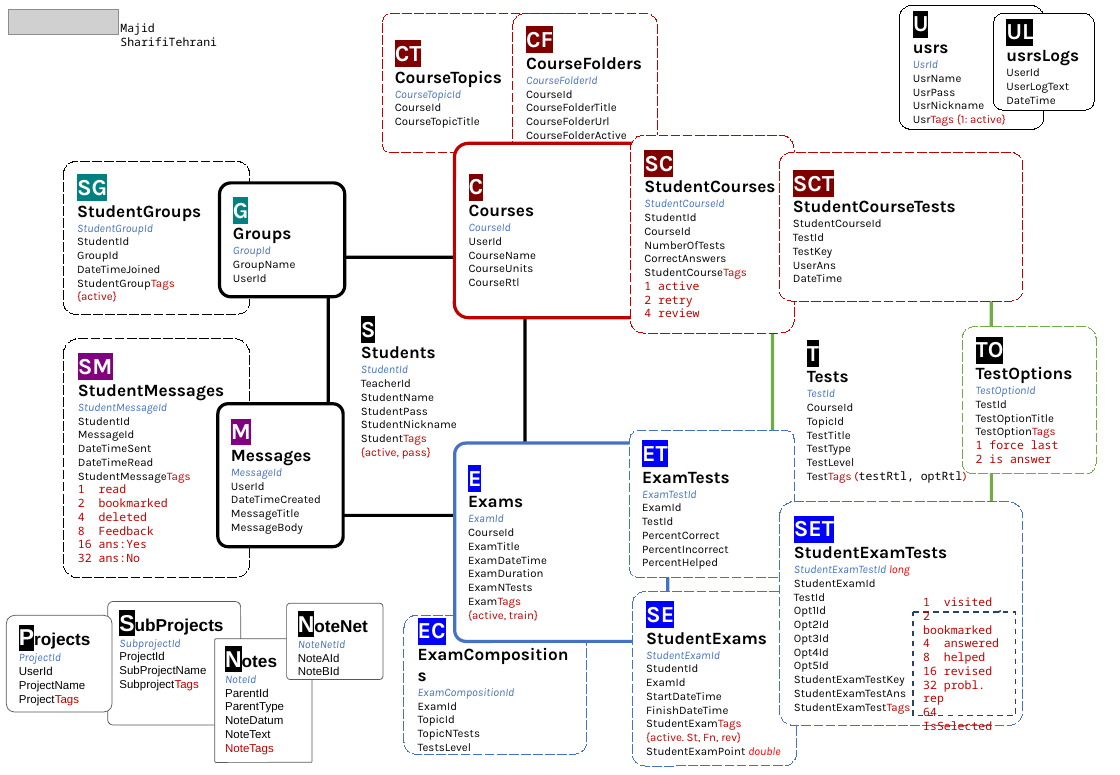
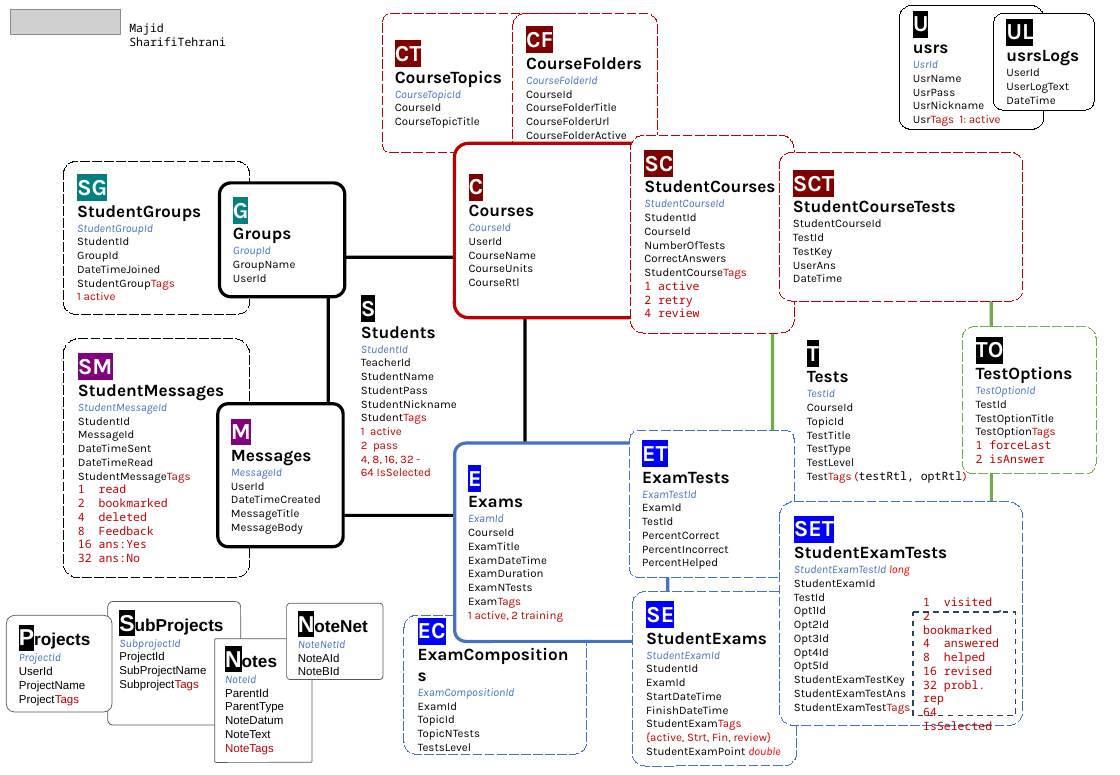
Before and after one commit to msht-ir/Examiner_blazorWebApp, a slide deck: slide 1 of ExaminerB/.appCatalog/ExaminerB notes 1404.pptx. Drawn at 1120x775 pixels with LibreOffice and Linux fonts; fonts in the diff are those of the drawing; grey boxes stand for pictures. Boxes give left, top, right and bottom in pixels: in the first picture for what was removed or moved away, otherwise in the second. Text is boxed around its words. In the diff, an @@ line names an element or a change of style, - is before the commit and + after.

```diff
--- a/ExaminerB/.appCatalog/ExaminerB notes 1404.pptx
+++ b/ExaminerB/.appCatalog/ExaminerB notes 1404.pptx
@@ text "Majid SharifiTehrani": place and size @@
-text "Majid SharifiTehrani" at [120, 23, 217, 46]
+text "Majid SharifiTehrani" at [129, 23, 226, 46]
@@ text in rounded rectangle at [913, 115, 1001, 126]: text changed @@
-UsrTags {1: active}
+UsrTags 1: active
@@ text in rounded rectangle at [77, 292, 116, 300]: text changed @@
-{active}
+1 active
@@ text in rounded rectangle at [361, 427, 431, 476]: text changed @@
-{active, pass}
+1 active
+2 pass
+4, 8, 16, 32 -
+64 IsSelected
@@ text in rounded rectangle at [976, 440, 1051, 463]: text changed @@
-1 force last
-2 is answer
+1 forceLast
+2 isAnswer
@@ text in rounded rectangle at [468, 611, 563, 622]: text changed @@
-{active, train}
+1 active, 2 training
@@ text in rounded rectangle at [646, 732, 772, 743]: text changed @@
-{active. St, Fn, rev}
+{active, Strt, Fin, review}
```
Also in this commit, not shown: 7 other files.
